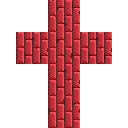
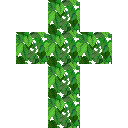
Layers edited between the first and the second 128 x 128 image:
removed layer "Paint Layer 9(pasted)" (1st of 2) over [left=64, top=0, right=112, bottom=128]
removed layer "Paint Layer 11(pasted)" (1st of 2) over [left=16, top=0, right=112, bottom=128]
removed layer "Paint Layer 9(pasted)" (2nd of 2) over [left=64, top=0, right=112, bottom=128]
removed layer "Paint Layer 11(pasted)" (2nd of 2) over [left=16, top=0, right=112, bottom=128]
added layer "Paint Layer 13(pasted)" (1st of 3) above "Group 12" over [left=16, top=0, right=112, bottom=128]
hid "Dirt", painted on it over [left=16, top=0, right=112, bottom=128]
